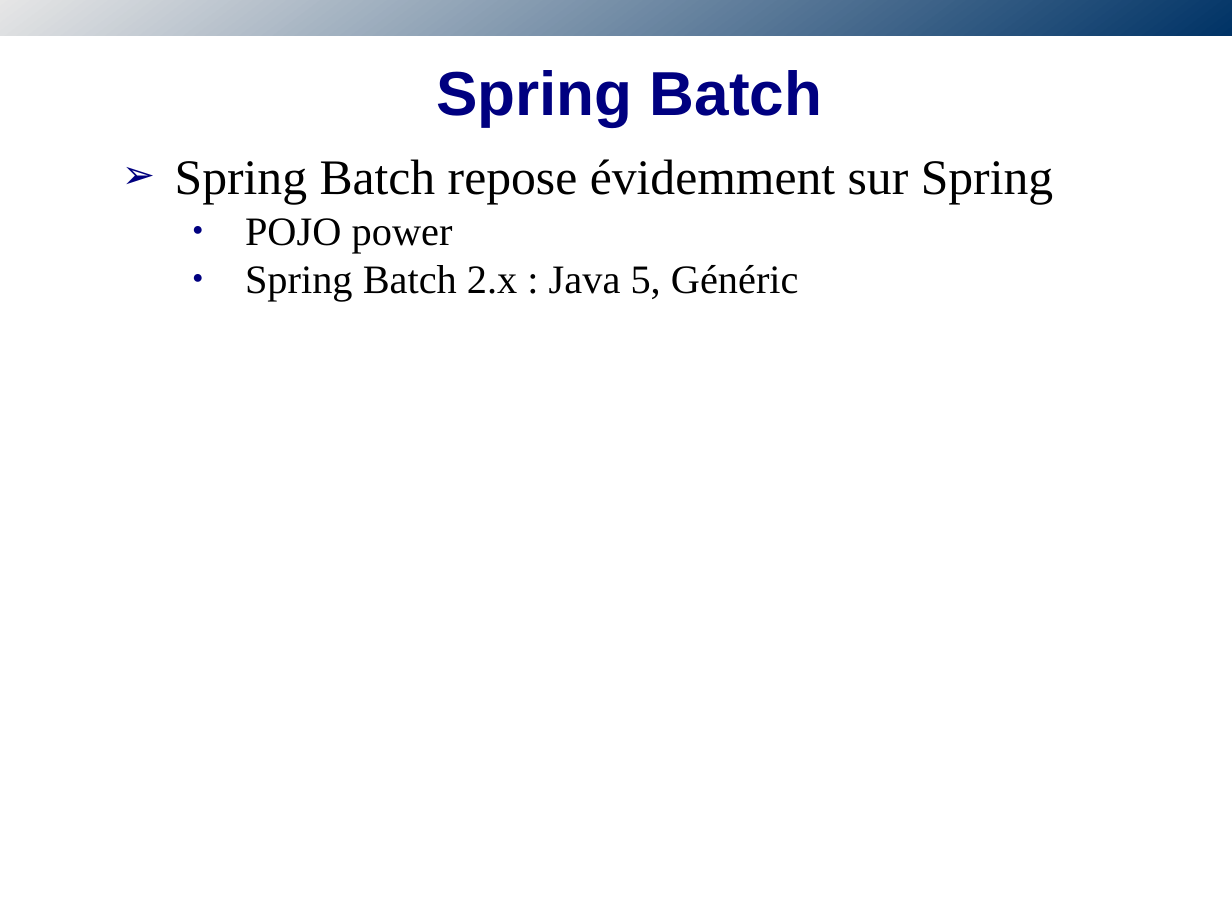
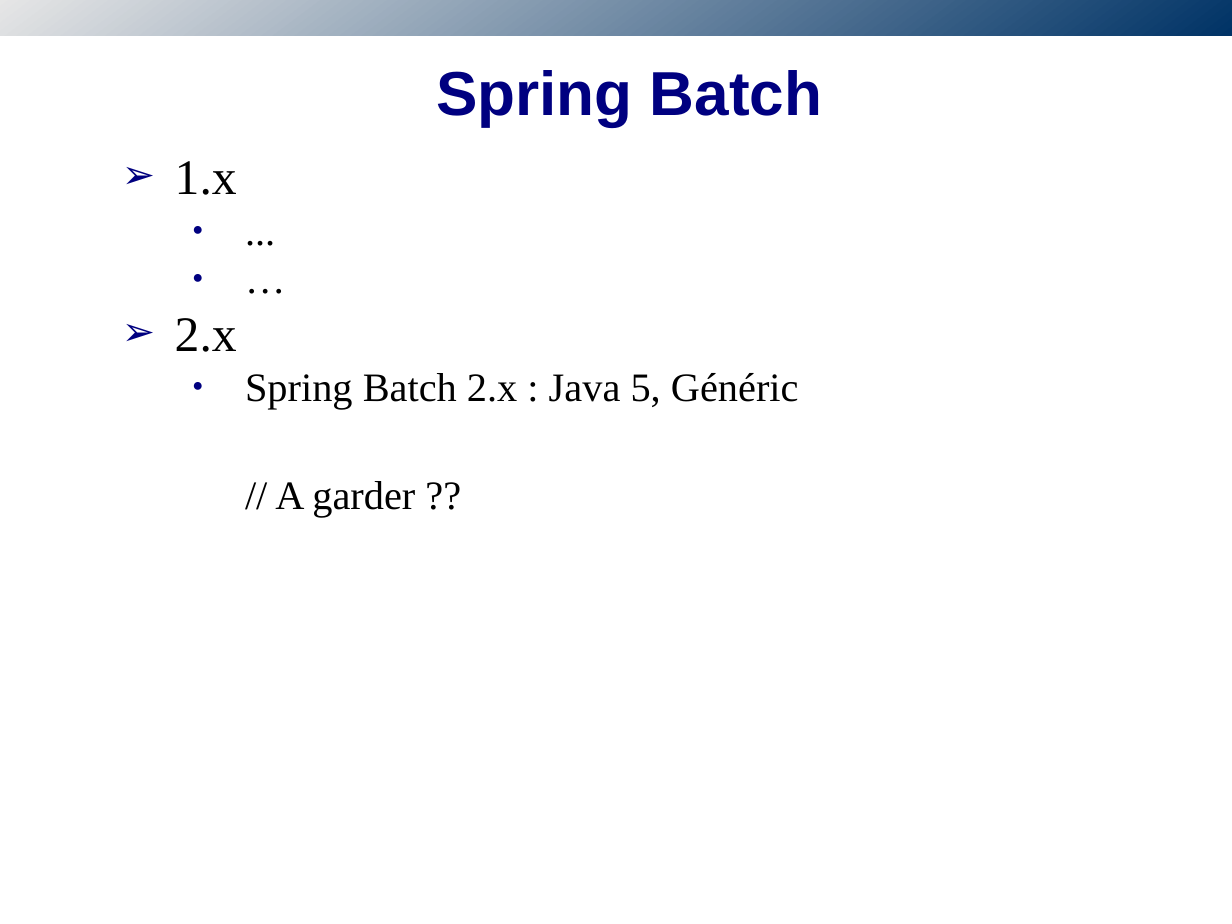
Before and after one commit to obazoud/spring-batch-sug, a slide deck: slide 13 of presentation/SUG-SpringBatch.odp. Drawn at 1232x924 pixels with LibreOffice and Linux fonts; fonts in the diff are those of the drawing; background and template pictures are left out. Boxes give left, top, right and bottom in pixels: in the first picture for what was removed or moved away, otherwise in the second. Text is boxed around its words. In the diff, an @@ line names an element or a change of style, - is before the commit and + after.

Commit message:
Improve batch slides

```diff
--- a/presentation/SUG-SpringBatch.odp
+++ b/presentation/SUG-SpringBatch.odp
@@ text at [175, 161, 237, 352]: text changed @@
-➢ Spring Batch repose évidemment sur Spring
-    ● POJO power
+➢ 1.x
+    ● ...
+    ● …
+➢ 2.x
@@ text at [275, 481, 415, 518]: paragraph added @@
+    // A garder ??
```
Also in this commit, not shown: 4 other slides changed.
